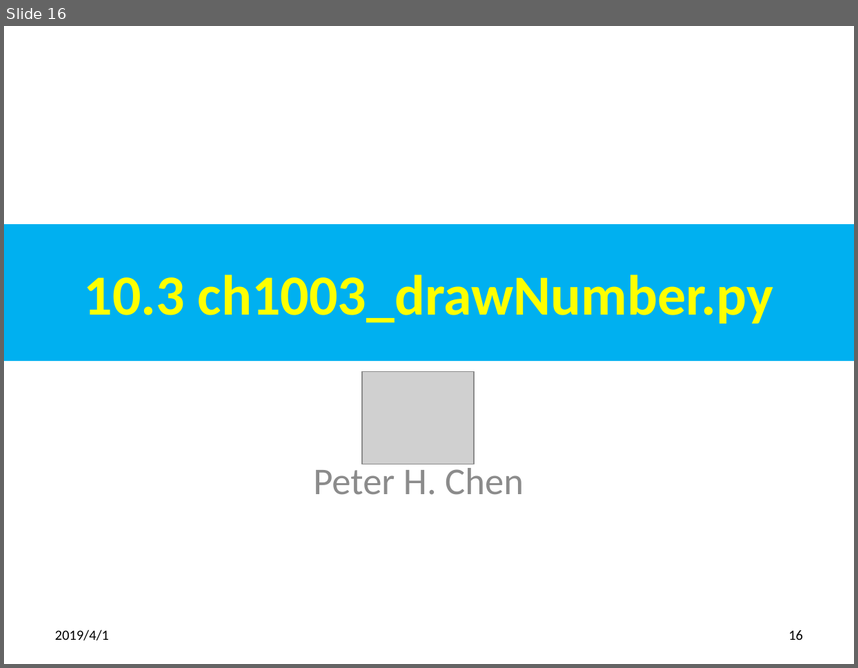
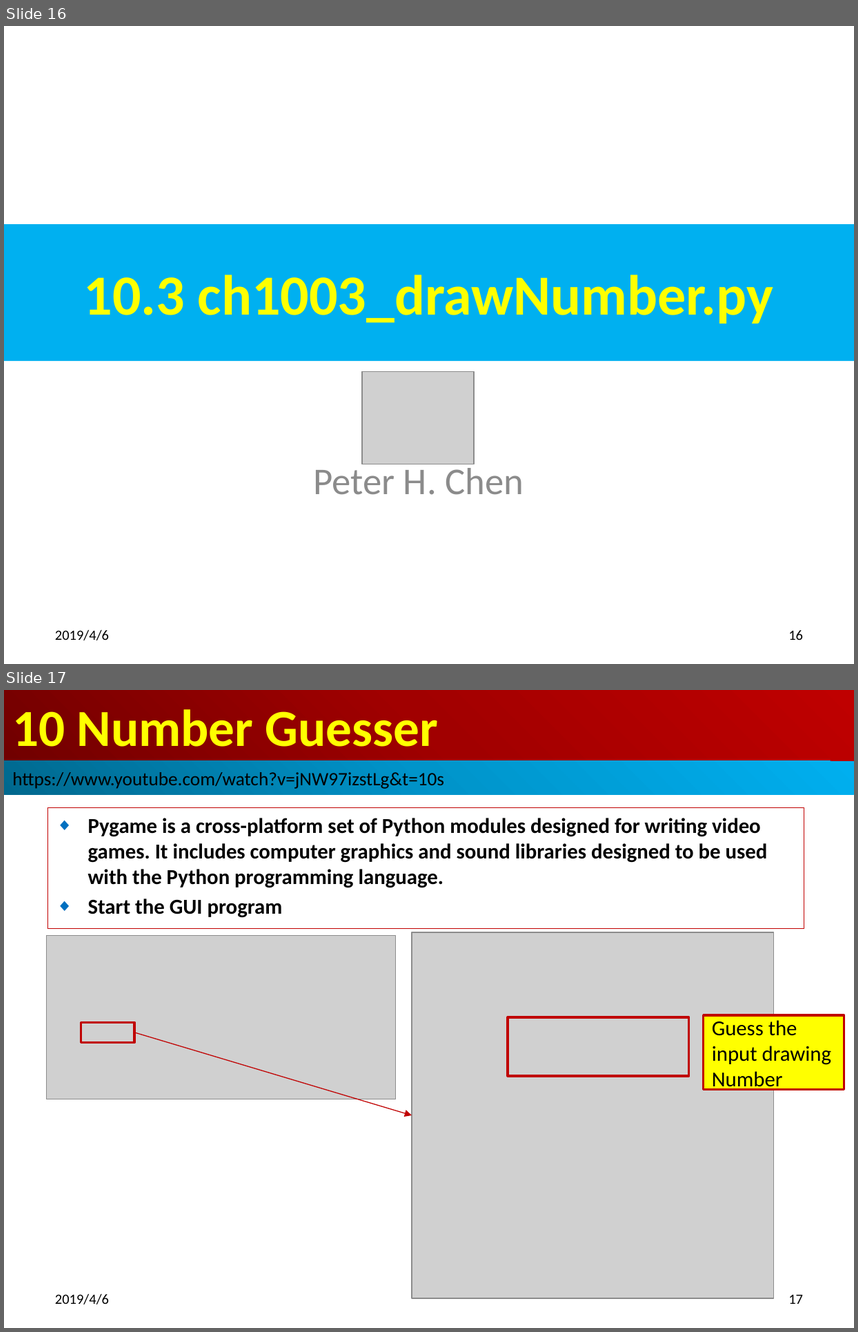
Before and after one commit to peterhchen/100-TensorFlow-DeepLearning-Basic, a slide deck: ch10_DataModel/ch10_Number_Guesser.pptx. Shown one above the other, each under a label of ours: slide 16 before the commit, slides 16 and 17 after it. The pictures are 858x668 and 858x1332 pixels, drawn with LibreOffice and Linux fonts; fonts in the diff are those of the drawing; grey boxes stand for pictures. Boxes give left, top, right and bottom in pixels: in the first picture for what was removed or moved away, otherwise in the second. Text is boxed around its words. In the diff, an @@ line names an element or a change of style, - is before the commit and + after.

Commit message:
Many class: categorical cross entry

```diff
--- a/ch10_DataModel/ch10_Number_Guesser.pptx
+++ b/ch10_DataModel/ch10_Number_Guesser.pptx
@@ slide 17 added at <box>4,690,854,1328</box>, background #FFFFFF @@
@@ title added at <box>4,690,854,761</box>, fill gradient #720000 to #A20000 to #C00000, 44 pt, text #FFFF00, bold @@
+10 Number Guesser
@@ rectangle added at <box>4,761,854,795</box>, fill gradient #00688E to #0094CA to #00B0F0, 16 pt, text #000000 @@
+https://www.youtube.com/watch?v=jNW97izstLg&t=10s
@@ subtitle added at <box>47,808,804,929</box>, outline #C00000 0.75 pt, 18 pt, text #000000, bold @@
+◆ Pygame is a cross-platform set of Python modules designed for writing video games. It includes computer graphics and sound libraries designed to be used with the Python programming language.
+◆ Start the GUI program
@@ picture added at <box>47,936,396,1099</box> @@
@@ picture added at <box>412,932,774,1298</box> @@
@@ rectangle added at <box>508,1017,689,1076</box>, outline #C00000 2 pt @@
@@ rectangle added at <box>704,1015,844,1089</box>, fill #FFFF00, outline #C00000 2 pt, 18 pt, text #000000 @@
+Guess the input drawing Number
@@ rectangle added at <box>81,1023,135,1043</box>, outline #C00000 2 pt @@
@@ arrow added from (135, 1032) to (412, 1115), #C00000 0.75 pt @@
@@ text added at <box>55,1293,109,1304</box>, 12 pt, text #000000 @@
+2019/4/6
@@ page number added at <box>789,1294,803,1303</box>, 12 pt, text #000000 @@
+17
@@ slide 16 changed as well @@
@@ text at <box>55,629,109,640</box>: text changed @@
-2019/4/1
+2019/4/6
```
Also in this commit, not shown: 24 other slides changed, 1 other slide added.
